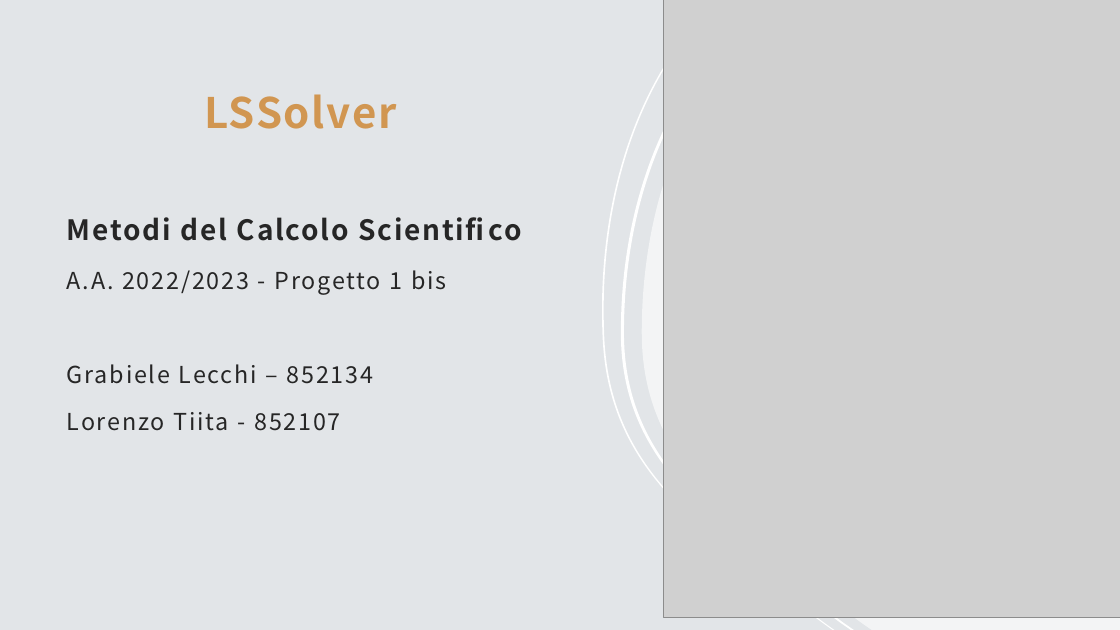
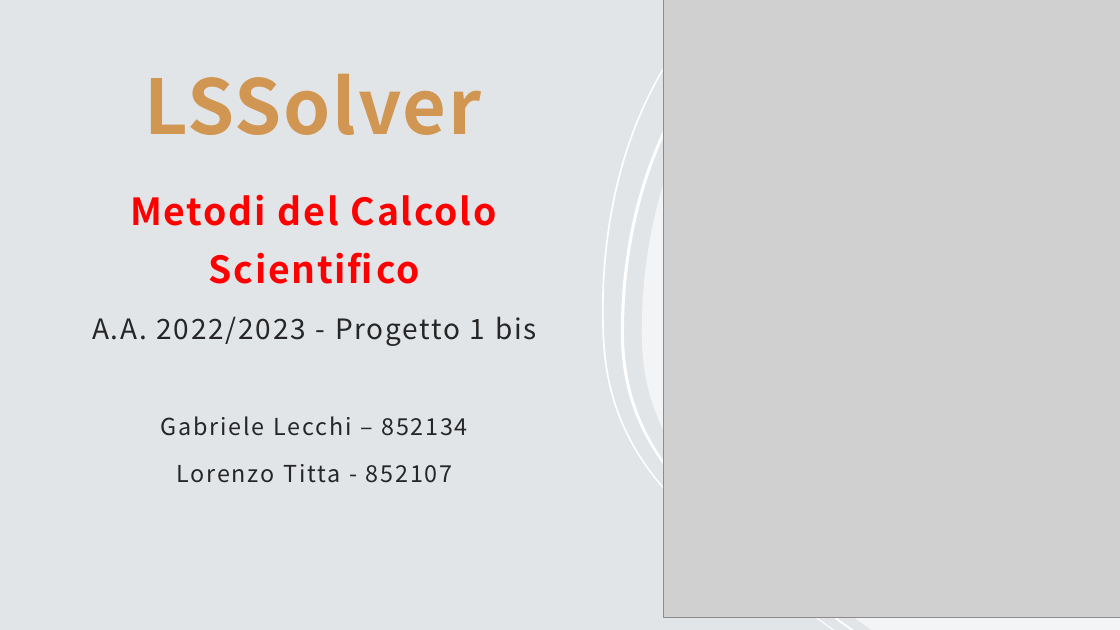
Before and after one commit to TittaLorenzo/jpegTranformerApp, a slide deck: slide 1 of LSSolver.pptx. Drawn at 1120x630 pixels with LibreOffice and Linux fonts; fonts in the diff are those of the drawing; grey boxes stand for pictures. Boxes give left, top, right and bottom in pixels: in the first picture for what was removed or moved away, otherwise in the second. Text is boxed around its words. In the diff, an @@ line names an element or a change of style, - is before the commit and + after.

```diff
--- a/LSSolver.pptx
+++ b/LSSolver.pptx
@@ title "LSSolver": place and size @@
-title "LSSolver" at box(204, 94, 397, 129)
+title "LSSolver" at box(144, 73, 481, 135)
@@ title "LSSolver" at box(144, 73, 481, 135): size 36 to 64.8 pt @@
@@ subtitle "Metodi del Calcolo Scientifico": place and size @@
-subtitle "Metodi del Calcolo Scientifico" at box(67, 217, 447, 431)
+subtitle "Metodi del Calcolo Scientifico" at box(92, 194, 537, 483)
@@ subtitle at box(92, 194, 537, 346): size 24 to 32 pt, text colour #262626 to #FF0000 in "Metodi del Calcolo Scientifico"; size 20 to 24 pt in "A.A. 2022/2023 - Progetto 1 bis"; alignment left to centre @@
@@ subtitle at box(161, 416, 468, 483): text changed @@
-Grabiele Lecchi – 852134
-Lorenzo Tiita - 852107
+Gabriele Lecchi – 852134
+Lorenzo Titta - 852107
```
Also in this commit, not shown: 11 other slides changed, 1 other file.
